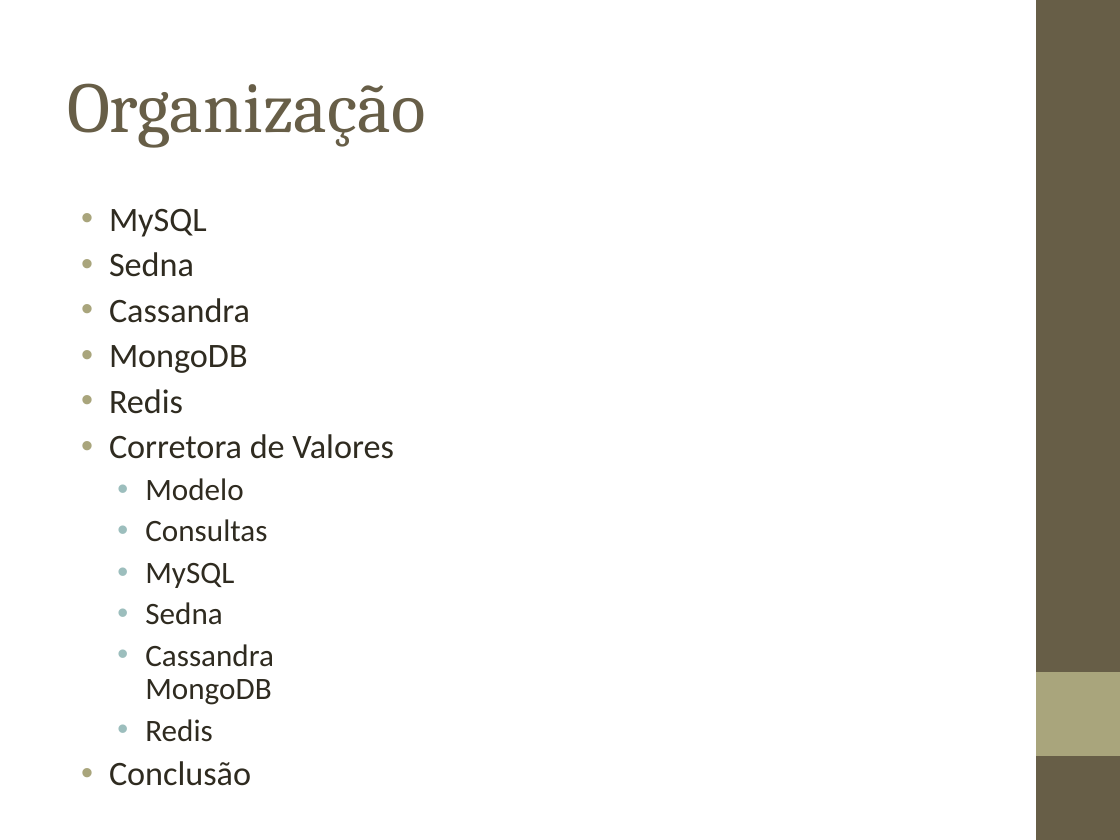
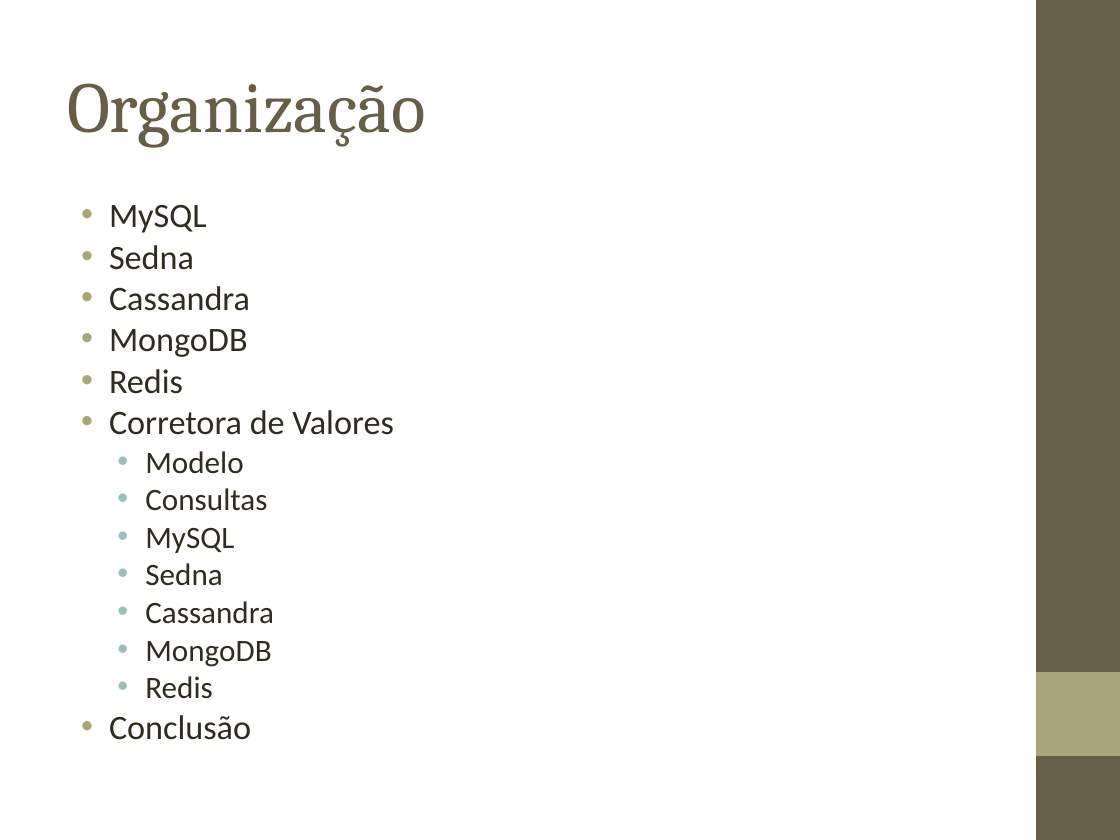
Before and after one commit to biacpaixao/Projeto_Final, a slide deck: slide 4 of apresentacao_projeto_final.ppt. Drawn at 1120x840 pixels with LibreOffice and Linux fonts; fonts in the diff are those of the drawing; background and template pictures are left out. Boxes give left, top, right and bottom in pixels: in the first picture for what was removed or moved away, otherwise in the second. Text is boxed around its words. In the diff, an @@ line names an element or a change of style, - is before the commit and + after.

```diff
--- a/apresentacao_projeto_final.ppt
+++ b/apresentacao_projeto_final.ppt
@@ text at (109, 205, 393, 740): line spacing 0.9 to 0.8 @@
@@ text at (145, 601, 274, 667): text changed @@
-  • Cassandra
-    MongoDB
+  • Cassandra
+  • MongoDB
```
Also in this commit, not shown: 3 other slides changed.
